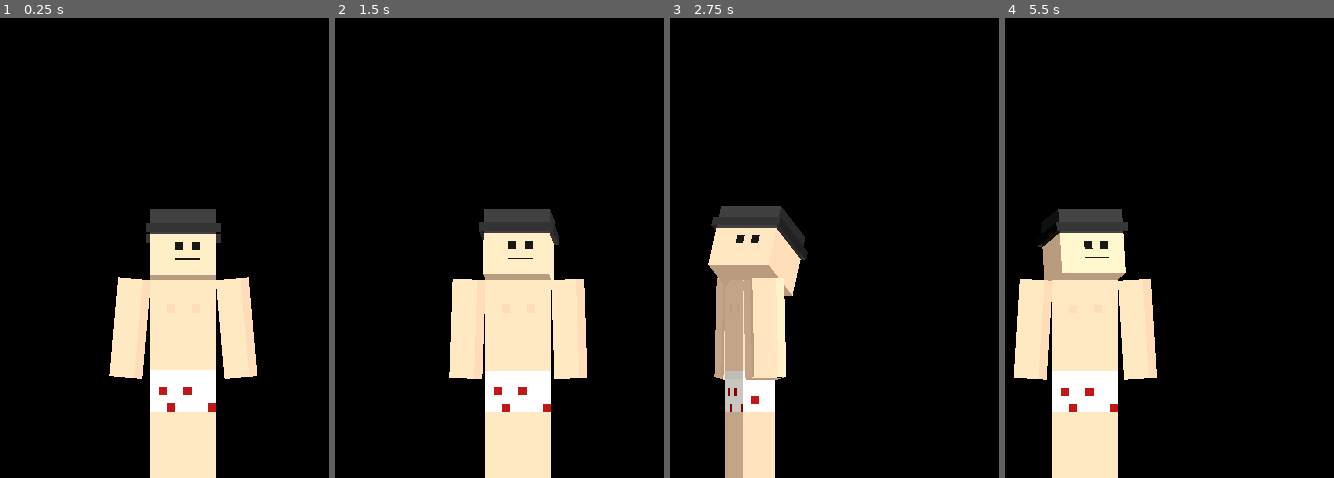
Above: before the commit, frames 1-4 (left to right).
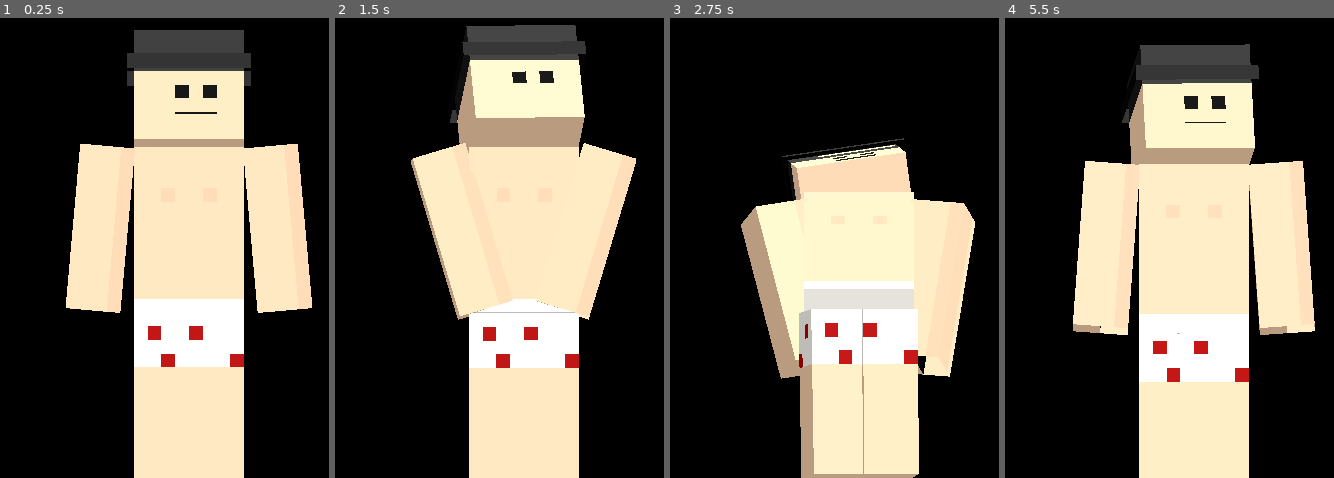
Above: after the commit, the same moments.

Repository: Livicianaa/Kevin
Game: Godot game, scene res://main.tscn
Two runs of this game, one before a commit and one after it. Both use one fixed random seed, a clock stepped at 60 frames per second and the inputs below.
Inputs (mouse positions are in pixels of both pictures, inside the frame that each line leads up to):
- Up to frame 1 (0.25 s): no input
- Up to frame 2 (1.5 s): move the mouse to (617, 169) at 0.52 s; click (617, 169) at 0.67 s; move the mouse to (440, 225) at 1.27 s; click (440, 225) at 1.42 s
- Up to frame 3 (2.75 s): move the mouse to (900, 73) at 2.02 s; click (900, 73) at 2.17 s
- Up to frame 4 (5.5 s): move the mouse to (1172, 307) at 2.77 s; click (1172, 307) at 2.92 s; move the mouse to (1320, 280) at 3.52 s; click (1320, 280) at 3.67 s; move the mouse to (1067, 114) at 4.27 s; click (1067, 114) at 4.42 s; move the mouse to (1215, 197) at 5.02 s; click (1215, 197) at 5.17 s

The runs differ from the first frame. In frame 1, 40% of the frame differs, in the area x 20-95%, y 2-100%; in frame 2, 35%; in frame 3, 43%; in frame 4, 53%, in the area x 2-95%, y 5-100%.

Commit message:
Govde: coklu ekran olcek duzeltmesi, sabit pencere, aninda tutma, panel siniri
livi: 'yan ekrana attim, durusu bozuldu, duvarin arkasinda kaldi; kutusu asiri
buyuk' + 'tutunca boyutu ufaliyor; tutma bozuldu, rahat tutulmuyor'.

- LAPTOP EKRANI: XWayland olcekli ekrani fiziksel boyutuyla (1920x1080)
  raporluyor, Hyprland ise mantiksal boyutla (1280x720) yonetiyor. Zemin 1080'de
  hesaplaninca karakter o ekranin 360 px altina gomuluyordu. Ekranlar artik
  hyprctl'den (mantiksal) okunuyor; her ekranin kendi zemini var, karakter
  bulundugu ekranin zeminine basiyor. Alcak ekranin altindaki bos alana dusmesin
  diye zeminler dolu blok. Olculdu: laptop ekraninda pencerenin alti tam 720'de.
- PANEL: yan duvarlar ekranin fiziksel kenarinda degil, tiling pencerelerin
  basladigi yerde (caelestia bari solda 0-82) - karakter barin arkasina girmiyor.
- KUCULME: tutarken pencere buyuyup kamera ona gore ayarlaniyordu; Hyprland
  pencereyi kamerayla ayni anda boyutlandirmayinca karakter kuculuyordu.
  Pencere artik sabit 300x300 (430x500 asiri buyuktu, 180 genislik ise profilde
  yururken kol/bacagi kesiyordu).
- TUTMA: tik/surukleme ayrimi icin 6 px esik denendi; karakter yururken tutma
  noktasi kaydi ve tutmak zorlasti. Basildigi an tutmaya geri donuldu.
- KENARLIK: pencere acildiktan sonra setprop decorate 0 / rounding 0.

Diff:
--- a/body/character.gd
+++ b/body/character.gd
@@ -59,6 +59,9 @@
 var state_timer := 2.0
 var walk_target := 0.0
 var bounds := Vector2(-4.0, 4.0)
+## Karakterin bulundugu ekranin zemini (dunya y). Ekranlar farkli yukseklikte
+## olabiliyor (laptop 1.5 olcekli: alti 720'de, yandaki ekranin 1080'de).
+var ground_y := 0.0
 
 # Fareye bakma (main her karede fare konumunu dunya birimi olarak veriyor)
 var look_point := Vector3(0, 3, 0)
@@ -195,7 +198,7 @@
 ## Govdenin dunya transformu: konum (x, zemin + ziplama) ve yon (y ekseni).
 func _body_transform(lift: float, lean: float) -> Transform3D:
 	var basis := Basis(Vector3.UP, facing_now) * Basis(Vector3.RIGHT, lean)
-	var origin := Vector3(root_x, BODY_REST_PX.y * PX + lift, 0)
+	var origin := Vector3(root_x, ground_y + BODY_REST_PX.y * PX + lift, 0)
 	return Transform3D(basis, origin)
 
 
@@ -320,7 +323,7 @@
 
 ## Kafa fareye donuyor (govdeye gore, sinirli)
 func _update_look(delta: float) -> void:
-	var head_pos := Vector3(root_x, (LIMBS.head.joint.y + 4) * PX, 0)
+	var head_pos := Vector3(root_x, ground_y + (LIMBS.head.joint.y + 4) * PX, 0)
 	var to := look_point - head_pos
 	var target_yaw := clampf(atan2(to.x, 3.0) - facing_now, -0.9, 0.9)
 	var target_pitch := clampf(-atan2(to.y, 3.0), -0.5, 0.45)
@@ -401,6 +404,8 @@
 		var local: Basis = body_xf.basis.inverse() * bodies[limb].global_transform.basis
 		getup_from_local[limb] = local.orthonormalized().get_rotation_quaternion()
 
+	# Nereye dustuyse orada kalksin (bounds, main tarafindan dustugu ekrana gore
+	# guncelleniyor)
 	root_x = clampf(body_xf.origin.x, bounds.x, bounds.y)
 	facing = 0.0
 	facing_now = 0.0
--- a/body/main.gd
+++ b/body/main.gd
@@ -11,8 +11,10 @@
 
 ## Ekranda 1 dunya biriminin kac piksel oldugu. Karakter 2 birim boyunda.
 const PX_PER_UNIT := 118.0
-## Takip penceresi (piksel): ragdoll'da uzuvlar acilsa da sigacak kadar
-const WIN_SIZE := Vector2i(430, 500)
+## Takip penceresi (piksel), SABIT. Tutarken buyuyup ayaktayken kuculen bir
+## surum denendi: Hyprland pencere boyutunu kamerayla ayni anda degistirmeyince
+## karakter tutuldugunda kuculuyordu. 430x500 ise "asiri buyuktu".
+const WIN_SIZE := Vector2i(300, 300)
 ## Pencere karakteri ne kadar hizli takip etsin (0-1, kare basina)
 const FOLLOW := 0.55
 
@@ -25,6 +27,9 @@
 
 ## Masaustu sinirlari (piksel, X11 koordinatlari - y asagi)
 var desk_rect := Rect2i()
+## Panellerin disinda kalan yatay alan (karakterin girebildigi)
+var usable_left := 0.0
+var usable_right := 0.0
 var screens: Array[Rect2i] = []
 var win_pos := Vector2.ZERO
 
@@ -58,6 +63,9 @@
 			test_throw = true
 
 	_read_screens()
+	if usable_right <= usable_left:
+		usable_left = desk_rect.position.x
+		usable_right = desk_rect.end.x
 	DisplayServer.window_set_size(WIN_SIZE)
 
 	_build_camera()
@@ -75,6 +83,16 @@
 	win_pos = _desired_window_pos()
 	_apply_window()
 
+	# Hyprland pencere kenarligini (ve kose yuvarlamasini) kaldir. Bu ozellikler
+	# kural dosyasiyla degil, pencere ACILDIKTAN sonra setprop ile veriliyor.
+	if OS.get_environment("HYPRLAND_INSTANCE_SIGNATURE") != "":
+		get_tree().create_timer(0.6).timeout.connect(_strip_decorations)
+
+
+func _strip_decorations() -> void:
+	for prop in [["decorate", "0"], ["rounding", "0"]]:
+		OS.execute("hyprctl", ["dispatch", "setprop", "class:^(Kevin)$", prop[0], prop[1]])
+
 
 # =====================================================================
 # Masaustu <-> dunya donusumu
@@ -83,6 +101,19 @@
 func _read_screens() -> void:
 	screens.clear()
 	desk_rect = Rect2i()
+
+	# Hyprland'deysek ekranlari ONDAN oku: XWayland olcekli ekranlari fiziksel
+	# boyutuyla (1920x1080) raporluyor, Hyprland ise mantiksal boyutla (1280x720)
+	# yonetiyor. Zemin yanlis hesaplaninca karakter laptop ekraninin altina
+	# gomuluyordu.
+	var hypr := _hyprland_screens()
+	if not hypr.is_empty():
+		for r in hypr:
+			screens.append(r)
+			desk_rect = r if screens.size() == 1 else desk_rect.merge(r)
+		_read_usable_area()
+		return
+
 	for i in DisplayServer.get_screen_count():
 		var r := Rect2i(DisplayServer.screen_get_position(i), DisplayServer.screen_get_size(i))
 		if r.size.x <= 0 or r.size.y <= 0:
@@ -95,6 +126,66 @@
 		desk_rect = Rect2i(0, 0, 3840, 1080)
 
 
+func _hyprland_screens() -> Array[Rect2i]:
+	var result: Array[Rect2i] = []
+	if OS.get_environment("HYPRLAND_INSTANCE_SIGNATURE") == "":
+		return result
+	var out := []
+	if OS.execute("hyprctl", ["monitors", "-j"], out) != 0 or out.is_empty():
+		return result
+	var data = JSON.parse_string(out[0])
+	if not (data is Array):
+		return result
+	for m in data:
+		var scale: float = float(m.get("scale", 1.0))
+		var w := roundi(float(m.width) / scale)
+		var h := roundi(float(m.height) / scale)
+		# 90/270 derece dondurulmus ekranlarda en/boy yer degistiriyor
+		if int(m.get("transform", 0)) % 2 == 1:
+			var tmp := w
+			w = h
+			h = tmp
+		result.append(Rect2i(int(m.x), int(m.y), w, h))
+	return result
+
+
+## Panellerin kapladigi kenarlari bul. hyprctl'in "reserved" bilgisi yaniltici
+## olabiliyor (caelestia bari solda dururken "ustte 60px" diyordu); tiling
+## pencerelerin gercekte nereden basladigi daha guvenilir.
+func _read_usable_area() -> void:
+	usable_left = desk_rect.position.x
+	usable_right = desk_rect.end.x
+	var out := []
+	if OS.execute("hyprctl", ["clients", "-j"], out) != 0 or out.is_empty():
+		return
+	var clients = JSON.parse_string(out[0])
+	if not (clients is Array):
+		return
+	var min_x := INF
+	var max_x := -INF
+	for c in clients:
+		if c.get("floating", true) or not c.get("mapped", false):
+			continue
+		var at: Array = c.get("at", [0, 0])
+		var size: Array = c.get("size", [0, 0])
+		if float(size[0]) < 200 or float(size[1]) < 200:
+			continue
+		min_x = minf(min_x, float(at[0]))
+		max_x = maxf(max_x, float(at[0]) + float(size[0]))
+	if min_x < INF:
+		usable_left = maxf(usable_left, min_x - 10.0)
+	if max_x > -INF:
+		usable_right = minf(usable_right, max_x + 10.0)
+
+
+## Karakterin bulundugu ekran (govdenin x'ine gore)
+func _screen_at_x(px_x: float) -> Rect2i:
+	for r in screens:
+		if px_x >= r.position.x and px_x < r.end.x:
+			return r
+	return screens[0] if px_x < screens[0].position.x else screens[screens.size() - 1]
+
+
 ## Dunya: x = masaustu x / olcek; y = (masaustunun en alti - masaustu y) / olcek
 ## Boylece y=0 ekranlarin alt kenari, y yukari dogru artiyor.
 func _px_to_world_x(px: float) -> float:
@@ -141,20 +232,27 @@
 ## Her ekranin alt kenari bir zemin; masaustunun dis kenarlari ve tavani duvar.
 ## Ekranlar farkli yukseklikteyse her biri kendi zeminini aliyor.
 func _build_world_edges() -> void:
+	# Her ekranin zemini masaustunun en altina kadar DOLU bir blok: alcak ekranin
+	# (laptop, alti 720'de) altinda ekrani olmayan bos alan var, karakter oraya
+	# dusup gorunmez olmasin. Yan yana farkli yukseklikte ekranlar arasinda bu
+	# blok bir basamak olusturuyor; yuruyerek gecilmiyor, firlatinca geciliyor.
 	for r in screens:
 		var floor_y := (desk_rect.end.y - r.end.y) / PX_PER_UNIT
 		var width := r.size.x / PX_PER_UNIT
+		var depth := floor_y + 3.0
 		var body := StaticBody3D.new()
 		var shape := CollisionShape3D.new()
 		var box := BoxShape3D.new()
-		box.size = Vector3(width, 2.0, 20.0)
+		box.size = Vector3(width, depth, 20.0)
 		shape.shape = box
 		body.add_child(shape)
-		body.position = Vector3(r.position.x / PX_PER_UNIT + width / 2.0, floor_y - 1.0, 0)
+		body.position = Vector3(r.position.x / PX_PER_UNIT + width / 2.0, floor_y - depth / 2.0, 0)
 		add_child(body)
 
-	var left := desk_rect.position.x / PX_PER_UNIT
-	var right := desk_rect.end.x / PX_PER_UNIT
+	# Yan duvarlar ekranin fiziksel kenarinda degil, panellerin (caelestia bari
+	# solda 0-82 arasi) bittigi yerde: karakter barin arkasina girmesin.
+	var left := usable_left / PX_PER_UNIT
+	var right := usable_right / PX_PER_UNIT
 	var top := (desk_rect.end.y - desk_rect.position.y) / PX_PER_UNIT
 	for e in [[Vector3(left, 0, 0), Vector3.RIGHT], [Vector3(right, 0, 0), Vector3.LEFT], [Vector3(0, top, 0), Vector3.DOWN]]:
 		var wall := StaticBody3D.new()
@@ -178,12 +276,34 @@
 
 func _desired_window_pos() -> Vector2:
 	var center_px := _world_to_px(_character_center())
+	var screen := _screen_at_x(center_px.x)
 	var pos := center_px - Vector2(WIN_SIZE) / 2.0
-	# Pencere masaustu disina tasmasin (karakter zemindeyken pencere ekranin
-	# altina yapisik kaliyor, ayaklar ekranin gercek alt kenarinda gorunuyor)
+
+	# Ayaktayken pencerenin alt kenari ekranin alt kenarinda: ayaklar ekranin
+	# gercek altina basiyor ve pencere karakterden buyuk olmuyor.
+	if character.mode == 0:
+		pos.y = screen.end.y - WIN_SIZE.y
+
+	# Karakterin bulundugu ekranin disina tasmasin
 	pos.x = clampf(pos.x, desk_rect.position.x, desk_rect.end.x - WIN_SIZE.x)
-	pos.y = clampf(pos.y, desk_rect.position.y, desk_rect.end.y - WIN_SIZE.y)
+	pos.y = clampf(pos.y, screen.position.y, screen.end.y - WIN_SIZE.y)
 	return pos
+
+
+## Karakter hangi ekrandaysa onun zemini ve yatay siniri. Ayaktayken yuruyerek
+## ekran degistirmiyor (farkli yukseklikteki ekranlar arasinda basamak var);
+## firlatilinca geciyor, dustugu ekranda kalkiyor.
+func _update_character_screen() -> void:
+	var center_px := _world_to_px(_character_center())
+	var screen := _screen_at_x(center_px.x)
+	var margin := 0.45
+	character.ground_y = (desk_rect.end.y - screen.end.y) / PX_PER_UNIT
+	character.bounds = Vector2(
+		maxf(screen.position.x, usable_left) / PX_PER_UNIT + margin,
+		minf(screen.end.x, usable_right) / PX_PER_UNIT - margin,
+	)
+
+
 
 
 func _apply_window() -> void:
@@ -214,21 +334,26 @@
 	return _px_to_world(Vector2(DisplayServer.mouse_get_position()))
 
 
+## Basildigi an tutar. (Tik/surukleme ayrimi icin 6 px esik denendi; karakter
+## yururken tutma noktasi kaydi ve tutmak zorlasti. Tik ile konusma, beyin
+## baglaninca surukleme mesafesine bakilarak birakma aninda ayirt edilecek.)
 func _unhandled_input(event: InputEvent) -> void:
 	if event is InputEventMouseButton and event.button_index == MOUSE_BUTTON_LEFT:
 		if event.pressed:
-			_try_grab(event.position)
+			var hit := _hit_at(event.position)
+			if not hit.is_empty():
+				_grab_body(hit.collider, hit.position)
 		else:
 			_release()
 
 
-func _try_grab(screen_pos: Vector2) -> void:
+func _hit_at(screen_pos: Vector2) -> Dictionary:
 	var from := camera.project_ray_origin(screen_pos)
 	var to := from + camera.project_ray_normal(screen_pos) * 100.0
 	var hit := get_world_3d().direct_space_state.intersect_ray(PhysicsRayQueryParameters3D.create(from, to))
 	if hit.is_empty() or not (hit.collider is RigidBody3D):
-		return
-	_grab_body(hit.collider, hit.position)
+		return {}
+	return hit
 
 
 func _grab_body(body: RigidBody3D, point: Vector3) -> void:
@@ -290,6 +415,7 @@
 
 
 func _process(delta: float) -> void:
+	_update_character_screen()
 	_update_window()
 	_update_mouse_passthrough(delta)
 	_process_shots(delta)
@@ -343,7 +469,7 @@
 		var t := test_time - 0.8
 		if test_throw:
 			# Firlatma: sag ekrana dogru hizla savur, sonra birak
-			holder_target = test_grab_origin + Vector3(t * 9.0, minf(t * 3.0, 1.6), 0)
+			holder_target = test_grab_origin + Vector3(t * 16.0, minf(t * 4.0, 3.5), 0)
 			if t > 0.9:
 				_release()
 		else:
